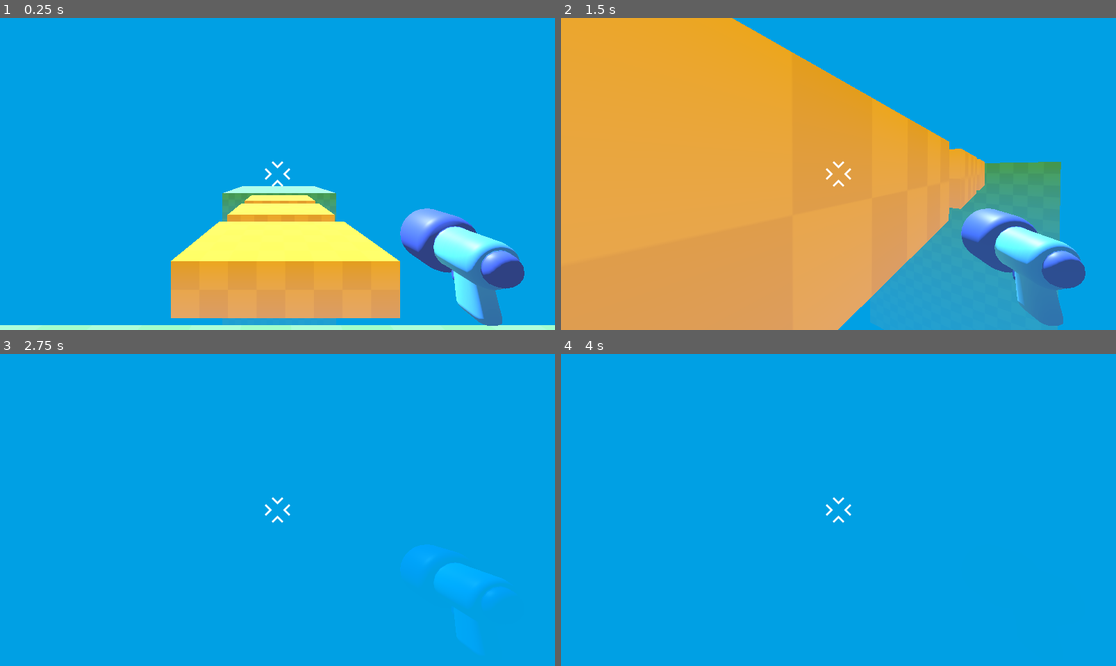
Above: before the commit, frames 1-4 (two rows, left to right).
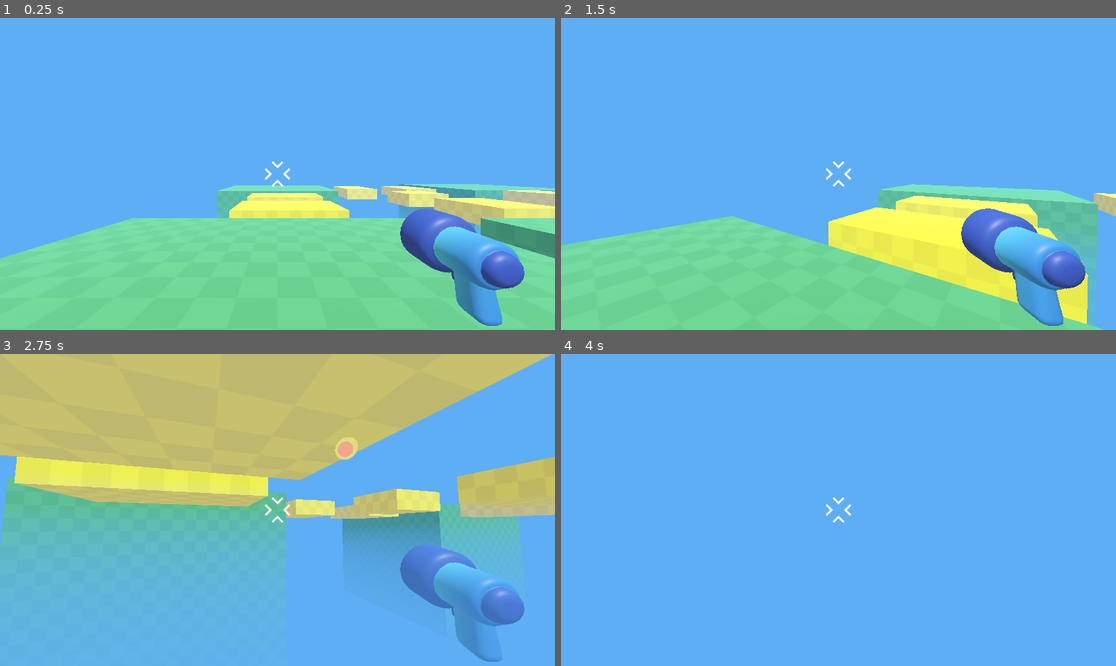
Above: after the commit, the same moments.

Repository: aland96/vampire3D
Game: Godot game, scene res://game.tscn
Same seed, same stepped clock (60 frames per second), same inputs: the game is played once before the commit and once after it. Before the commit the project starts from res://level/temporary_level.tscn.
Inputs (mouse positions are in pixels of both pictures, inside the frame that each line leads up to):
- Up to frame 1 (0.25 s): no input
- Up to frame 2 (1.5 s): tap Enter at 0.5 s; move the mouse to (866, 174) at 0.52 s; press the mouse at (866, 174) at 0.53 s; hold W (move_forward) from 0.53 s (still down); tap Space (jump) at 0.77 s; move the mouse to (810, 174) at 1.27 s; release the mouse at (810, 174) at 1.28 s; click (810, 174) at 1.35 s
- Up to frame 3 (2.75 s): keep holding W (move_forward); tap Space (jump) at 1.52 s; move the mouse to (288, 503) at 2.02 s; press the mouse at (288, 503) at 2.03 s
- Up to frame 4 (4 s): keep holding W (move_forward); move the mouse to (832, 516) at 2.77 s; release the mouse at (832, 516) at 2.78 s; click (832, 516) at 2.85 s; tap Space (jump) at 3.02, 3.77 s; move the mouse to (877, 513) at 3.52 s; press the mouse at (877, 513) at 3.53 s

The runs differ from the first frame. In frame 1, 99% of the frame differs, in the area x 0-100%, y 0-100%; in frame 2, 99%; in frame 3, 100%; in frame 4, 100%.

Commit message:
add projectiles and shooting mech

Diff:
--- /dev/null
+++ b/player/bullet_3d.gd
@@ -0,0 +1,13 @@
+extends Area3D
+
+const SPEED = 20.0
+const RANGE = 40.0
+
+var travelled_distance = 0.0
+
+func _physics_process(delta: float) -> void:
+	position += -transform.basis.z * SPEED * delta
+	travelled_distance += SPEED * delta
+	if travelled_distance > RANGE:
+		queue_free()
+	pass
--- /dev/null
+++ b/player/bullet_3d.tscn
@@ -0,0 +1,17 @@
+[gd_scene load_steps=4 format=3 uid="uid://cr2fgefl0d0q"]
+
+[ext_resource type="Script" uid="uid://nxtekscx45qe" path="res://player/bullet_3d.gd" id="1_hgguu"]
+[ext_resource type="PackedScene" uid="uid://w5gxinfbjql3" path="res://player/projectile/projectile_3d.tscn" id="1_kixxk"]
+
+[sub_resource type="SphereShape3D" id="SphereShape3D_hgguu"]
+radius = 0.0748455
+
+[node name="Bullet3D" type="Area3D"]
+top_level = true
+script = ExtResource("1_hgguu")
+
+[node name="CollisionShape3D" type="CollisionShape3D" parent="."]
+shape = SubResource("SphereShape3D_hgguu")
+
+[node name="Projectile3D" parent="." instance=ExtResource("1_kixxk")]
+transform = Transform3D(-1.16752e-08, 0, 0.267098, 0, 0.267098, 0, -0.267098, 0, -1.16752e-08, 0, 0, 0)
--- a/player/player.gd
+++ b/player/player.gd
@@ -29,4 +29,16 @@
 		velocity.y = 0.0
 
 	move_and_slide()
+
+	if Input.is_action_pressed("shoot") and %Timer.is_stopped():
+		shoot_bullet()
 	pass
+
+func shoot_bullet():
+	const bullet = preload("res://player/bullet_3d.tscn")
+	var new_bullet = bullet.instantiate()
+	%Marker3D.add_child(new_bullet)
+
+	new_bullet.global_transform = %Marker3D.global_transform
+	%Timer.start()
+	pass
--- a/player/player.tscn
+++ b/player/player.tscn
@@ -20,6 +20,10 @@
 [node name="gun_model" parent="Camera3D" instance=ExtResource("1_oul6g")]
 transform = Transform3D(-0.268343, 0.00100871, 0.00608488, 0.00128979, 0.268122, 0.0124322, -0.00603156, 0.0124582, -0.268056, 0.479752, -0.205857, -0.529764)
 
+[node name="Marker3D" type="Marker3D" parent="Camera3D"]
+unique_name_in_owner = true
+transform = Transform3D(1, 0, 0, 0, 1, 0, 0, 0, 1, 0.485242, -0.191996, -0.675838)
+
 [node name="TextureRect" type="TextureRect" parent="."]
 anchors_preset = 8
 anchor_left = 0.5
@@ -34,3 +38,8 @@
 grow_vertical = 2
 texture = ExtResource("3_g1dw6")
 expand_mode = 1
+
+[node name="Timer" type="Timer" parent="."]
+unique_name_in_owner = true
+wait_time = 0.3
+one_shot = true
--- /dev/null
+++ b/player/projectile/projectile_3d.tscn
@@ -0,0 +1,15 @@
+[gd_scene load_steps=4 format=3 uid="uid://w5gxinfbjql3"]
+
+[ext_resource type="PackedScene" uid="uid://hsg6wehrt0nn" path="res://player/projectile/projectile_model.glb" id="1_ndq6i"]
+[ext_resource type="Shader" uid="uid://b4wc5wsyakc0a" path="res://player/projectile/projectile.gdshader" id="2_chfaf"]
+
+[sub_resource type="ShaderMaterial" id="ShaderMaterial_htc8w"]
+render_priority = 0
+shader = ExtResource("2_chfaf")
+shader_parameter/tail_color = Color(0.820375, 0.780571, 1.15514e-06, 1)
+shader_parameter/head_color = Color(0.956992, 0.509394, 0.153491, 1)
+
+[node name="Projectile3D" instance=ExtResource("1_ndq6i")]
+
+[node name="Projectile" parent="." index="0"]
+material_override = SubResource("ShaderMaterial_htc8w")
--- a/project.godot
+++ b/project.godot
@@ -11,7 +11,7 @@
 [application]
 
 config/name="First 3d game"
-run/main_scene="uid://dp7sxe5xl5shk"
+run/main_scene="uid://dq6nnj1kchw6f"
 config/features=PackedStringArray("4.4", "GL Compatibility")
 config/icon="res://icon.svg"
 
@@ -51,6 +51,11 @@
 "events": [Object(InputEventKey,"resource_local_to_scene":false,"resource_name":"","device":-1,"window_id":0,"alt_press …(191 unchanged characters)…
 ]
 }
+shoot={
+"deadzone": 0.2,
+"events": [Object(InputEventMouseButton,"resource_local_to_scene":false,"resource_name":"","device":-1,"window_id":0,"alt_pressed":false,"shift_pressed":false,"ctrl_pressed":false,"meta_pressed":false,"button_mask":1,"position":Vector2(190, 14),"global_position":Vector2(199, 62),"factor":1.0,"button_index":1,"canceled":false,"pressed":true,"double_click":false,"script":null)
+]
+}
 
 [rendering]
 
Not shown, added: player/bullet_3d.gd.uid
